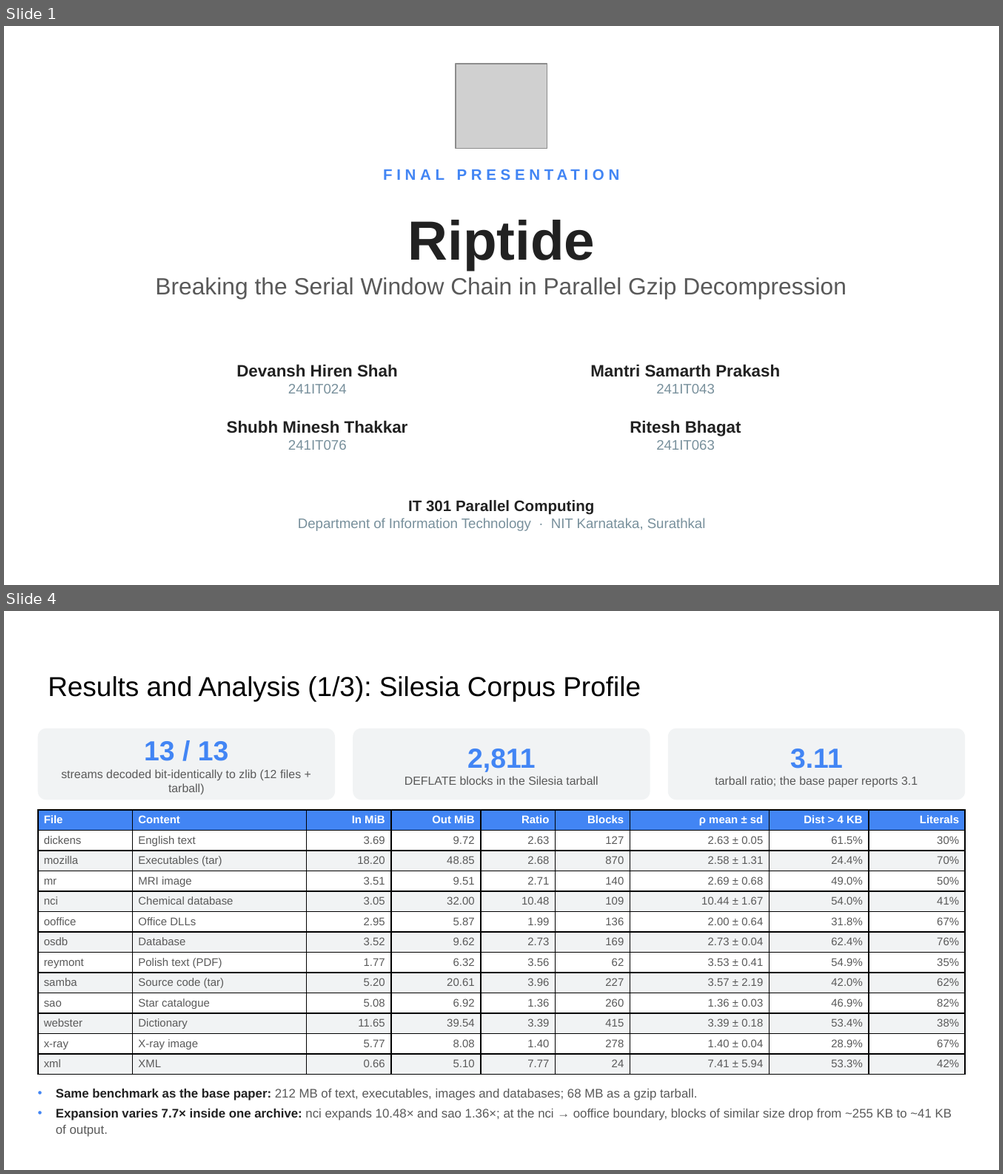
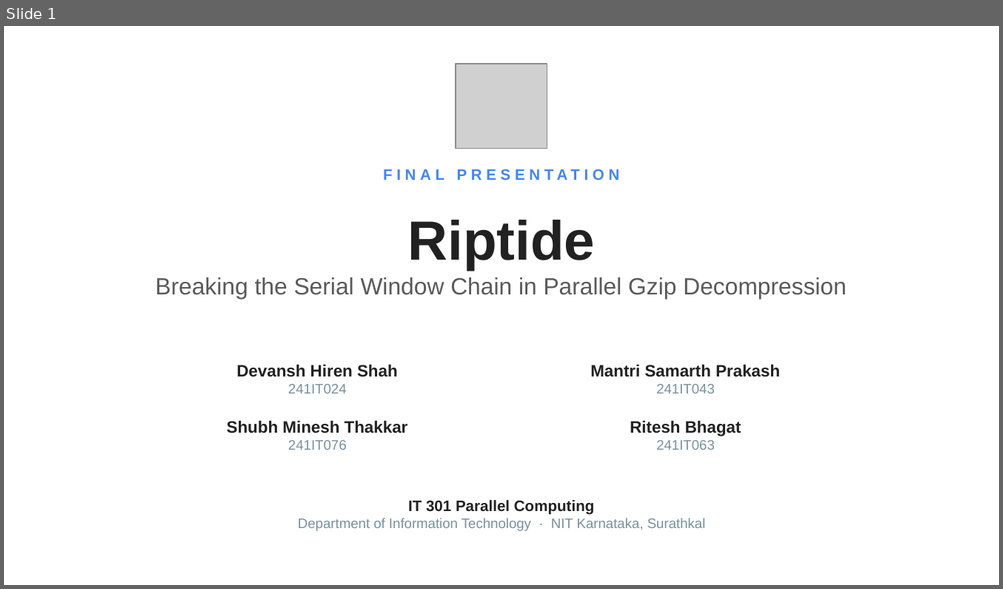
Before and after one commit to DarkDS13/riptide, a slide deck: docs/final/riptide_final_presentation.pptx. Shown one above the other, each under a label of ours: slides 1 and 4 before the commit, slide 1 after it; the slides between them are not shown. The pictures are 1003x1174 and 1003x589 pixels, drawn with LibreOffice and Linux fonts; fonts in the diff are those of the drawing; grey boxes stand for pictures. Boxes give left, top, right and bottom in pixels: in the first picture for what was removed or moved away, otherwise in the second. Text is boxed around its words. In the diff, an @@ line names an element or a change of style, - is before the commit and + after.

Commit message:
Fill the final presentation with measured results
Replace the prototype results and the to-be-measured cells with the
evaluation: correctness and scaling, window resolution across chunk
sizes, split-on-overflow and the comparison table, and update the block
diagram, achievements and conclusion to the implemented system.

```diff
--- a/docs/final/riptide_final_presentation.pptx
+++ b/docs/final/riptide_final_presentation.pptx
@@ slide 4 removed at [4, 611, 999, 1170], background #FFFFFF @@
@@ title removed at [48, 676, 640, 701] @@
-Results and Analysis (1/3): Silesia Corpus Profile
@@ rounded rectangle removed at [38, 729, 336, 800] @@
-13 / 13
-streams decoded bit-identically to zlib (12 files + tarball)
@@ rounded rectangle removed at [353, 729, 651, 800] @@
-2,811
-DEFLATE blocks in the Silesia tarball
@@ rounded rectangle removed at [667, 729, 965, 800] @@
-3.11
-tarball ratio; the base paper reports 3.1
@@ table removed at [38, 810, 965, 1076], 13 rows, 9 columns @@
-File | Content | In MiB | Out MiB | Ratio | Blocks | ρ mean ± sd | Dist > 4 KB | Literals
-dickens | English text | 3.69 | 9.72 | 2.63 | 127 | 2.63 ± 0.05 | 61.5% | 30%
-mozilla | Executables (tar) | 18.20 | 48.85 | 2.68 | 870 | 2.58 ± 1.31 | 24.4% | 70%
-mr | MRI image | 3.51 | 9.51 | 2.71 | 140 | 2.69 ± 0.68 | 49.0% | 50%
-nci | Chemical database | 3.05 | 32.00 | 10.48 | 109 | 10.44 ± 1.67 | 54.0% | 41%
-ooffice | Office DLLs | 2.95 | 5.87 | 1.99 | 136 | 2.00 ± 0.64 | 31.8% | 67%
-osdb | Database | 3.52 | 9.62 | 2.73 | 169 | 2.73 ± 0.04 | 62.4% | 76%
-reymont | Polish text (PDF) | 1.77 | 6.32 | 3.56 | 62 | 3.53 ± 0.41 | 54.9% | 35%
-samba | Source code (tar) | 5.20 | 20.61 | 3.96 | 227 | 3.57 ± 2.19 | 42.0% | 62%
-sao | Star catalogue | 5.08 | 6.92 | 1.36 | 260 | 1.36 ± 0.03 | 46.9% | 82%
-webster | Dictionary | 11.65 | 39.54 | 3.39 | 415 | 3.39 ± 0.18 | 53.4% | 38%
-x-ray | X-ray image | 5.77 | 8.08 | 1.40 | 278 | 1.40 ± 0.04 | 28.9% | 67%
-xml | XML | 0.66 | 5.10 | 7.77 | 24 | 7.41 ± 5.94 | 53.3% | 42%
@@ text removed at [56, 1088, 951, 1137] @@
-• Same benchmark as the base paper: 212 MB of text, executables, images and databases; 68 MB as a gzip tarball.
-• Expansion varies 7.7× inside one archive: nci expands 10.48× and sao 1.36×; at the nci → ooffice boundary, blocks of similar size drop from ~255 KB to ~41 KB of output.
```
Also in this commit, not shown: 6 slides changed, 1 slide added.
